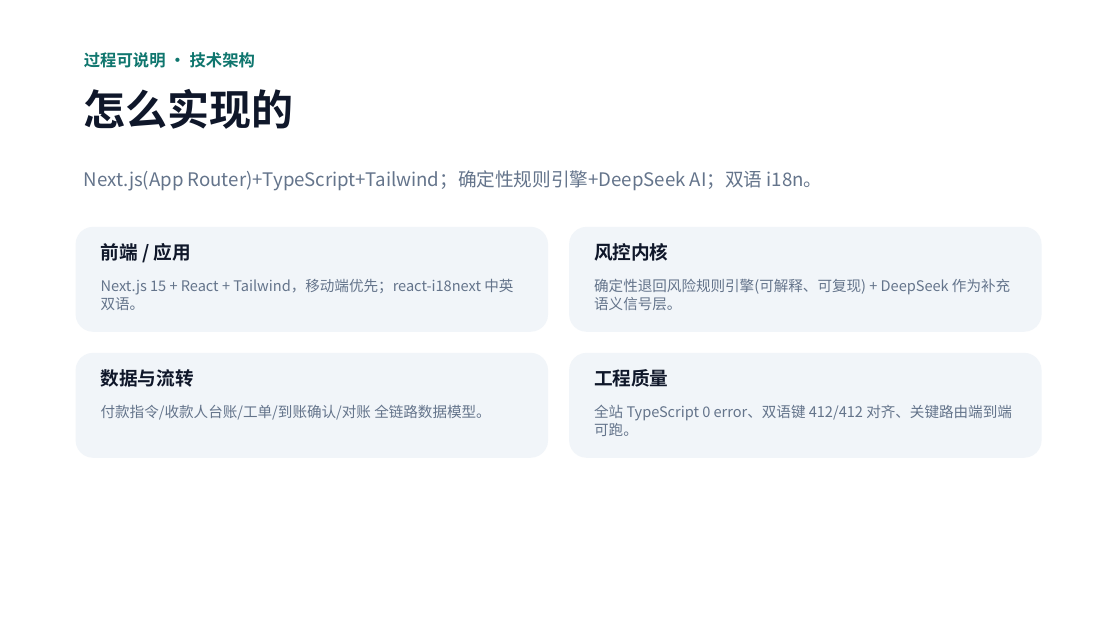
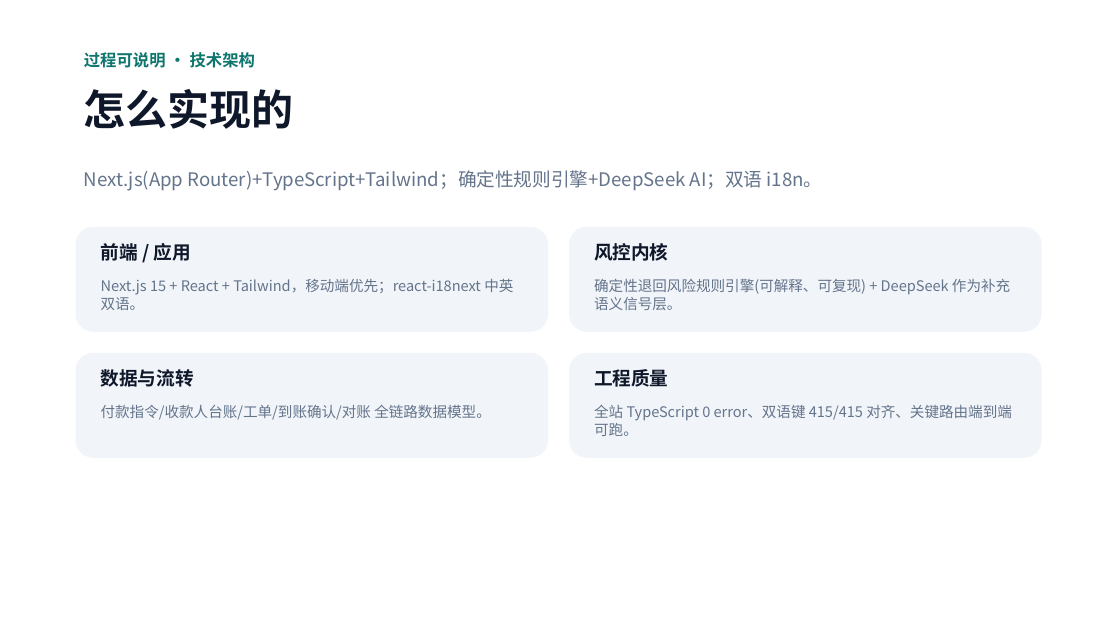
Before and after one commit to Michael-4753/flowguard-payout, a slide deck: slide 10 of public/FlowGuard-Hackathon-Pitch.pptx. Drawn at 1120x630 pixels with LibreOffice and Linux fonts; fonts in the diff are those of the drawing. Boxes give left, top, right and bottom in pixels: in the first picture for what was removed or moved away, otherwise in the second. Text is boxed around its words. In the diff, an @@ line names an element or a change of style, - is before the commit and + after.

```diff
--- a/public/FlowGuard-Hackathon-Pitch.pptx
+++ b/public/FlowGuard-Hackathon-Pitch.pptx
@@ text at <box>594,405,1012,436</box>: text changed @@
-全站 TypeScript 0 error、双语键 412/412 对齐、关键路由端到端可跑。
+全站 TypeScript 0 error、双语键 415/415 对齐、关键路由端到端可跑。
```
Also in this commit, not shown: 1 other slide changed, 3 other files.
